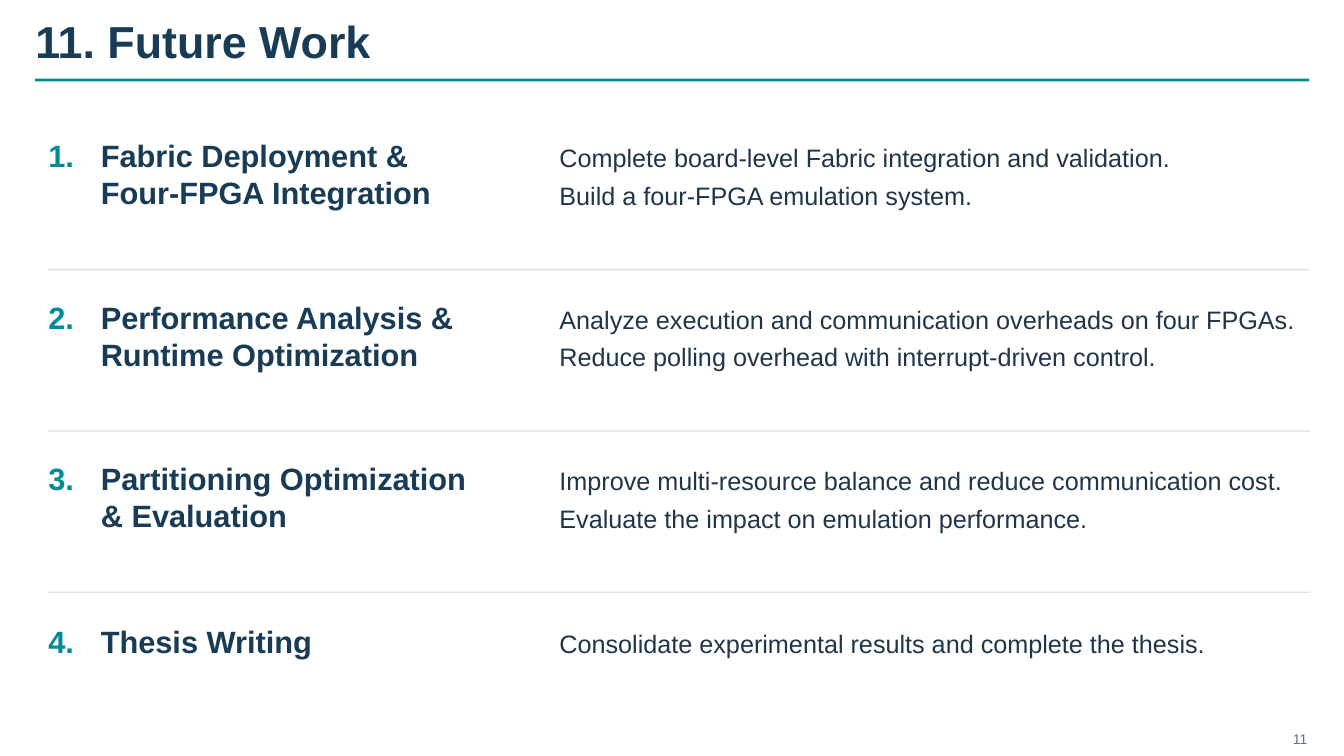
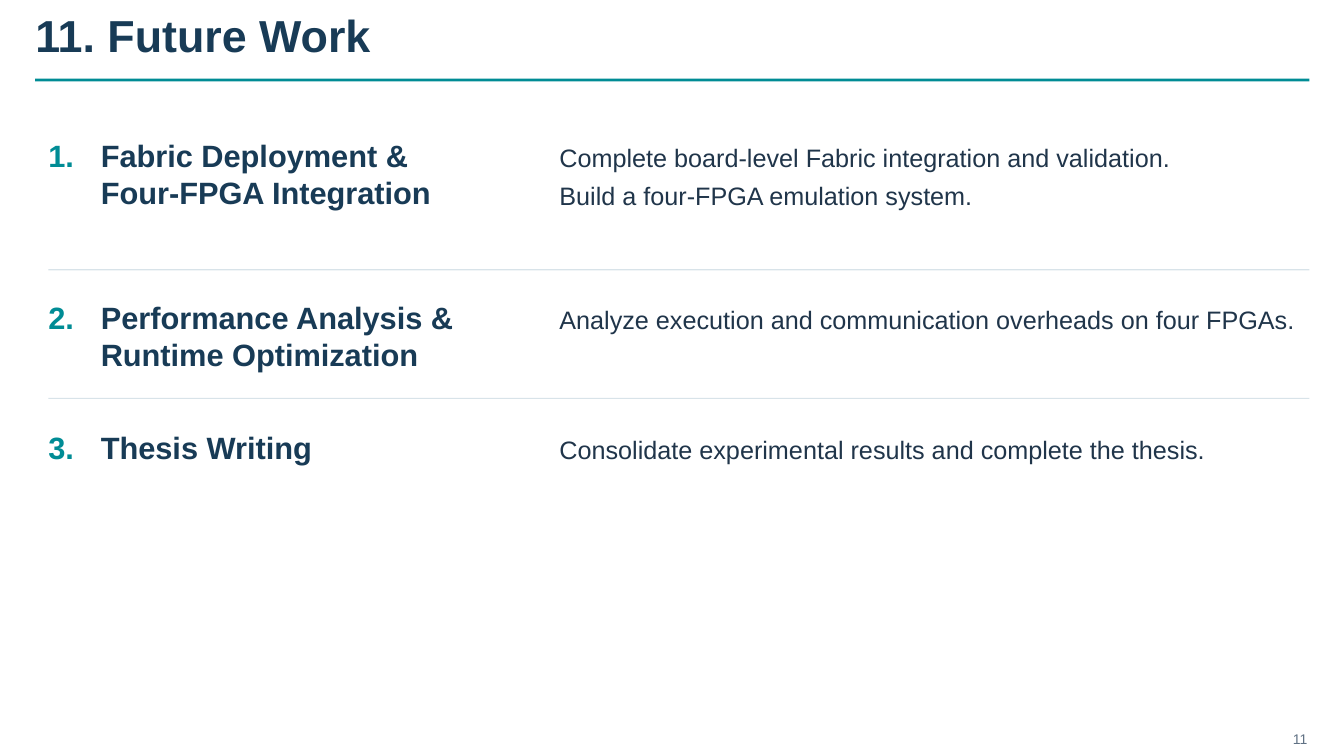
Before and after one commit to euphgh/shtthesis, a slide deck: slide 1 of pptx/midterm/REMUS_Future_Work_Slide_11.pptx. Drawn at 1344x756 pixels with LibreOffice and Linux fonts; fonts in the diff are those of the drawing. Boxes give left, top, right and bottom in pixels: in the first picture for what was removed or moved away, otherwise in the second. Text is boxed around its words. In the diff, an @@ line names an element or a change of style, - is before the commit and + after.

```diff
--- a/pptx/midterm/REMUS_Future_Work_Slide_11.pptx
+++ b/pptx/midterm/REMUS_Future_Work_Slide_11.pptx
@@ title "11. Future Work" at [35,19,370,53]: line spacing 1 to 0.9 @@
@@ text at [559,347,1156,372]: paragraph removed @@
-Reduce polling overhead with interrupt-driven control.
@@ 2 texts, 1 rectangle: place and size @@
-2 texts, 1 rectangle at [48,592,1310,659]
+2 texts, 1 rectangle at [48,398,1310,465]
@@ text "3.": place and size @@
-text "3." at [48,468,74,491]
+text "3." at [48,437,74,460]
@@ rectangle removed at [48,431,1310,432] @@
@@ text removed at [101,467,466,528] @@
-Partitioning Optimization
-& Evaluation
@@ text removed at [559,471,1282,533] @@
-Improve multi-resource balance and reduce communication cost.
-Evaluate the impact on emulation performance.
@@ text removed at [48,631,74,653] @@
-4.
```
Also in this commit, not shown: 54 other files.
